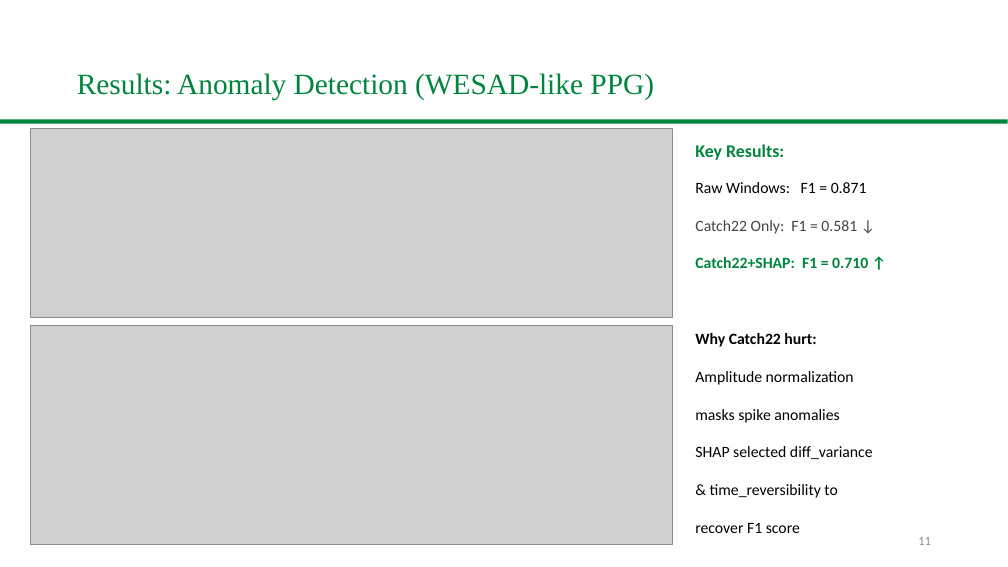
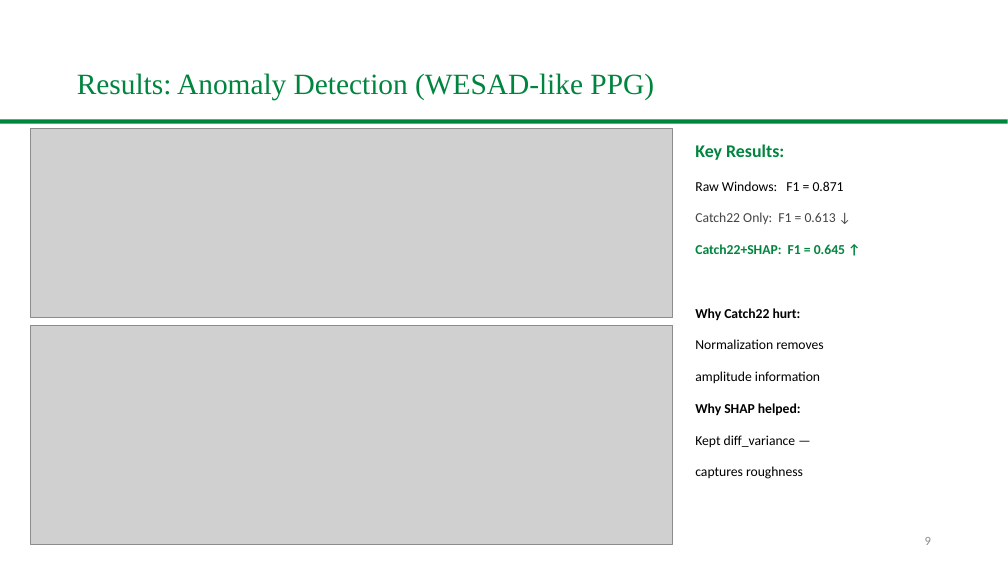
Before and after one commit to Ash-projects-personal/CSCE5222-Group18-FeatureEngineering, a slide deck: slide 9 of slides/Group18_UNT_Presentation.pptx (slide 11 before the commit). Drawn at 1008x567 pixels with LibreOffice and Linux fonts; fonts in the diff are those of the drawing; grey boxes stand for pictures; background and template pictures are left out. Boxes give left, top, right and bottom in pixels: in the first picture for what was removed or moved away, otherwise in the second. Text is boxed around its words. In the diff, an @@ line names an element or a change of style, - is before the commit and + after.

```diff
--- a/slides/Group18_UNT_Presentation.pptx
+++ b/slides/Group18_UNT_Presentation.pptx
@@ text "Raw Windows: F1 = 0.871" at (695, 181, 844, 191): size 15 to 13 pt @@
@@ text at (695, 212, 836, 224): text changed; size 15 to 13 pt @@
-Catch22 Only: F1 = 0.581 ↓
+Catch22 Only: F1 = 0.613 ↓
@@ text at (695, 244, 845, 254): text changed; size 15 to 13 pt @@
-Catch22+SHAP: F1 = 0.710 ↑
+Catch22+SHAP: F1 = 0.645 ↑
@@ text "Why Catch22 hurt:" at (695, 308, 801, 320): size 15 to 13 pt @@
@@ text "Why Catch22 hurt:": place and size @@
-text "Why Catch22 hurt:" at (695, 333, 816, 347)
+text "Why Catch22 hurt:" at (695, 308, 801, 320)
@@ text at (695, 339, 823, 349): text changed; size 15 to 13 pt @@
-Amplitude normalization
+Normalization removes
@@ text at (695, 371, 820, 384): text changed; size 15 to 13 pt @@
-masks spike anomalies
+amplitude information
@@ text at (695, 403, 801, 415): text changed; size 15 to 13 pt; bold on @@
-SHAP selected diff_variance
+Why SHAP helped:
@@ text at (695, 435, 796, 448): text changed; size 15 to 13 pt @@
-& time_reversibility to
+Kept diff_variance —
@@ text at (695, 466, 803, 479): text changed; size 15 to 13 pt @@
-recover F1 score
+captures roughness
@@ page number at (925, 537, 931, 545): text changed @@
-11
+9
```
Also in this commit, not shown: 10 other slides changed, 4 slides removed, 2 other files.
